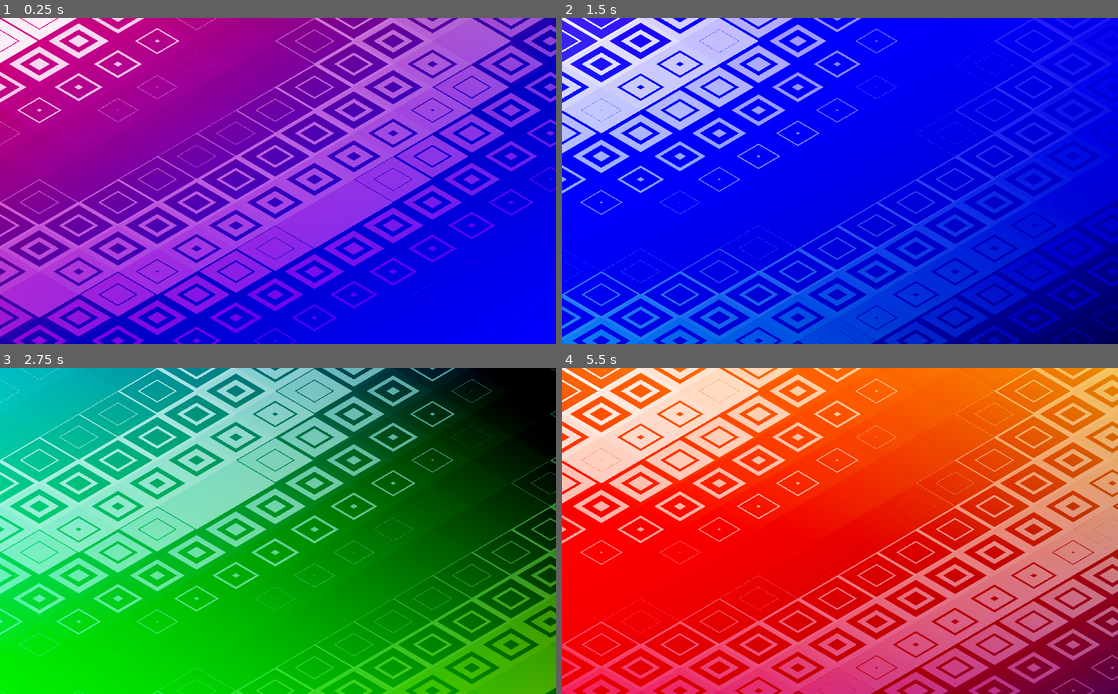
Above: before the commit, frames 1-4 (two rows, left to right).
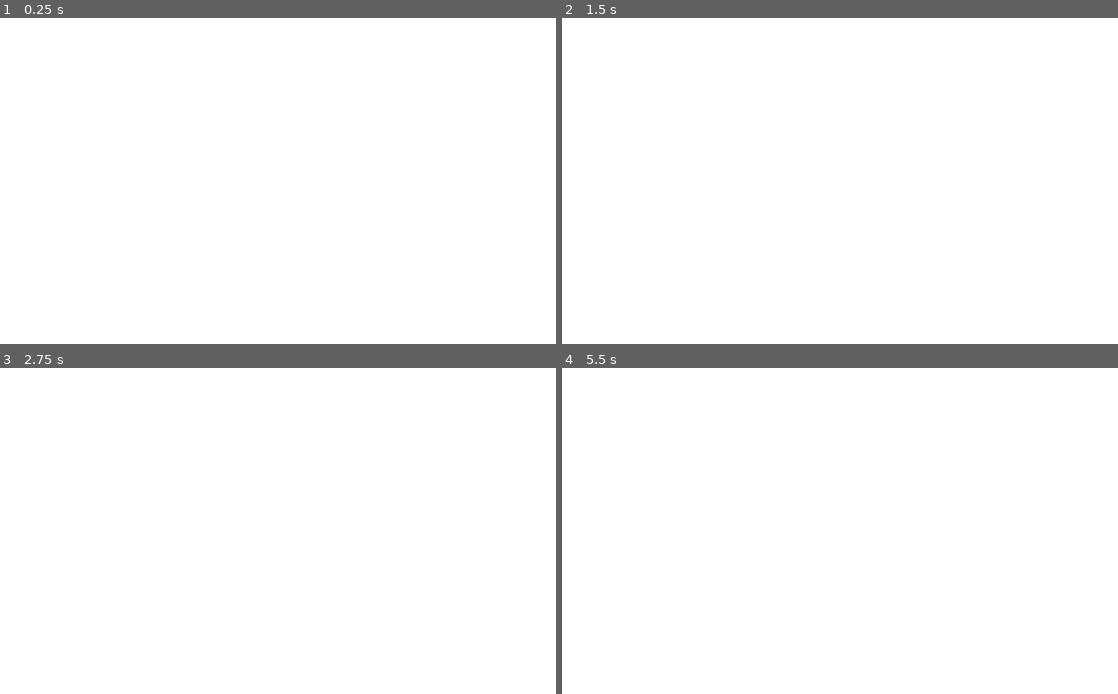
Above: after the commit, the same moments.

Repository: snowbillr/toy-controller
Game: Godot game, scene res://Main.tscn
The game is run twice, just before and just after one commit, with the same random seed, the same clock (stepped at 60 frames per second) and the same inputs.
Inputs:
- Up to frame 1 (0.25 s): no input
- Up to frame 2 (1.5 s): no input
- Up to frame 3 (2.75 s): no input
- Up to frame 4 (5.5 s): no input

The runs differ from the first frame. In frame 1, 99% of the frame differs, in the area x 0-100%, y 0-100%; in frame 2, 100%; in frame 3, 100%; in frame 4, 100%.

Commit message:
remove background and lessen intensity of button press animation

Diff:
--- a/Main.gd
+++ b/Main.gd
@@ -16,6 +16,8 @@
 			OS.window_fullscreen = !OS.window_fullscreen
 
 func _process(delta):
+	var velocity = Input.get_vector("move_left", "move_right", "move_up", "move_down")
+
 	var button_type = null
 
 	if (Input.is_action_just_pressed("circle")):
--- a/Main.tscn
+++ b/Main.tscn
@@ -1,7 +1,8 @@
-[gd_scene load_steps=12 format=2]
+[gd_scene load_steps=13 format=2]
 
 [ext_resource path="res://Main.gd" type="Script" id=1]
 [ext_resource path="res://ScreenFlash.gd" type="Script" id=2]
+[ext_resource path="res://assets/cursor.png" type="Texture" id=3]
 [ext_resource path="res://Icon.gd" type="Script" id=7]
 
 [sub_resource type="Shader" id=1]
@@ -143,7 +144,7 @@
 tracks/0/imported = false
 tracks/0/enabled = true
 tracks/0/keys = {
-"points": PoolRealArray( 0.1, -0.25, 0, 0.25, 0 ),
+"points": PoolRealArray( 0.2, -0.25, 0, 0.25, 0 ),
 "times": PoolRealArray( 0 )
 }
 tracks/1/type = "bezier"
@@ -153,7 +154,7 @@
 tracks/1/imported = false
 tracks/1/enabled = true
 tracks/1/keys = {
-"points": PoolRealArray( 0.1, -0.25, 0, 0.25, 0 ),
+"points": PoolRealArray( 0.2, -0.25, 0, 0.25, 0 ),
 "times": PoolRealArray( 0 )
 }
 tracks/2/type = "bezier"
@@ -206,7 +207,7 @@
 tracks/0/imported = false
 tracks/0/enabled = true
 tracks/0/keys = {
-"points": PoolRealArray( 0.1, -0.25, 0, 0.25, 0, 0.4, -0.25, 0, 0.25, 0 ),
+"points": PoolRealArray( 0.2, -0.25, 0, 0.25, 0, 0.4, -0.25, 0, 0.25, 0 ),
 "times": PoolRealArray( 0, 0.5 )
 }
 tracks/1/type = "bezier"
@@ -216,7 +217,7 @@
 tracks/1/imported = false
 tracks/1/enabled = true
 tracks/1/keys = {
-"points": PoolRealArray( 0.1, -0.25, 0, 0.25, 0, 0.4, -0.25, 0, 0.25, 0 ),
+"points": PoolRealArray( 0.2, -0.25, 0, 0.25, 0, 0.4, -0.25, 0, 0.25, 0 ),
 "times": PoolRealArray( 0, 0.5 )
 }
 tracks/2/type = "bezier"
@@ -234,6 +235,7 @@
 script = ExtResource( 1 )
 
 [node name="Background" type="ColorRect" parent="."]
+visible = false
 material = SubResource( 2 )
 margin_right = 1024.0
 margin_bottom = 600.0
@@ -253,9 +255,13 @@
 [node name="Icon" type="Sprite" parent="."]
 material = SubResource( 18 )
 position = Vector2( 512, 300 )
-scale = Vector2( 0.1, 0.1 )
+scale = Vector2( 0.2, 0.2 )
 script = ExtResource( 7 )
 
 [node name="AnimationPlayer" type="AnimationPlayer" parent="Icon"]
 anims/RESET = SubResource( 13 )
 anims/show = SubResource( 14 )
+
+[node name="Cursor" type="Sprite" parent="."]
+position = Vector2( 512, 300 )
+texture = ExtResource( 3 )
--- a/project.godot
+++ b/project.godot
@@ -62,6 +62,30 @@
 "events": [ Object(InputEventKey,"resource_local_to_scene":false,"resource_name":"","device":0,"alt":false,"shift":false,"control":false,"meta":false,"command":false,"pressed":false,"scancode":0,"physical_scancode":32,"unicode":0,"echo":false,"script":null)
  ]
 }
+move_left={
+"deadzone": 0.5,
+"events": [ Object(InputEventJoypadMotion,"resource_local_to_scene":false,"resource_name":"","device":0,"axis":0,"axis_value":-1.0,"script":null)
+, Object(InputEventJoypadMotion,"resource_local_to_scene":false,"resource_name":"","device":0,"axis":2,"axis_value":-1.0,"script":null)
+ ]
+}
+move_right={
+"deadzone": 0.5,
+"events": [ Object(InputEventJoypadMotion,"resource_local_to_scene":false,"resource_name":"","device":0,"axis":0,"axis_value":1.0,"script":null)
+, Object(InputEventJoypadMotion,"resource_local_to_scene":false,"resource_name":"","device":0,"axis":2,"axis_value":1.0,"script":null)
+ ]
+}
+move_up={
+"deadzone": 0.5,
+"events": [ Object(InputEventJoypadMotion,"resource_local_to_scene":false,"resource_name":"","device":0,"axis":1,"axis_value":-1.0,"script":null)
+, Object(InputEventJoypadMotion,"resource_local_to_scene":false,"resource_name":"","device":0,"axis":3,"axis_value":-1.0,"script":null)
+ ]
+}
+move_down={
+"deadzone": 0.5,
+"events": [ Object(InputEventJoypadMotion,"resource_local_to_scene":false,"resource_name":"","device":0,"axis":1,"axis_value":1.0,"script":null)
+, Object(InputEventJoypadMotion,"resource_local_to_scene":false,"resource_name":"","device":0,"axis":3,"axis_value":1.0,"script":null)
+ ]
+}
 
 [physics]
 
Binary file added: assets/cursor.png
Not shown, added: assets/cursor.png.import
Not shown, added: .DS_Store
